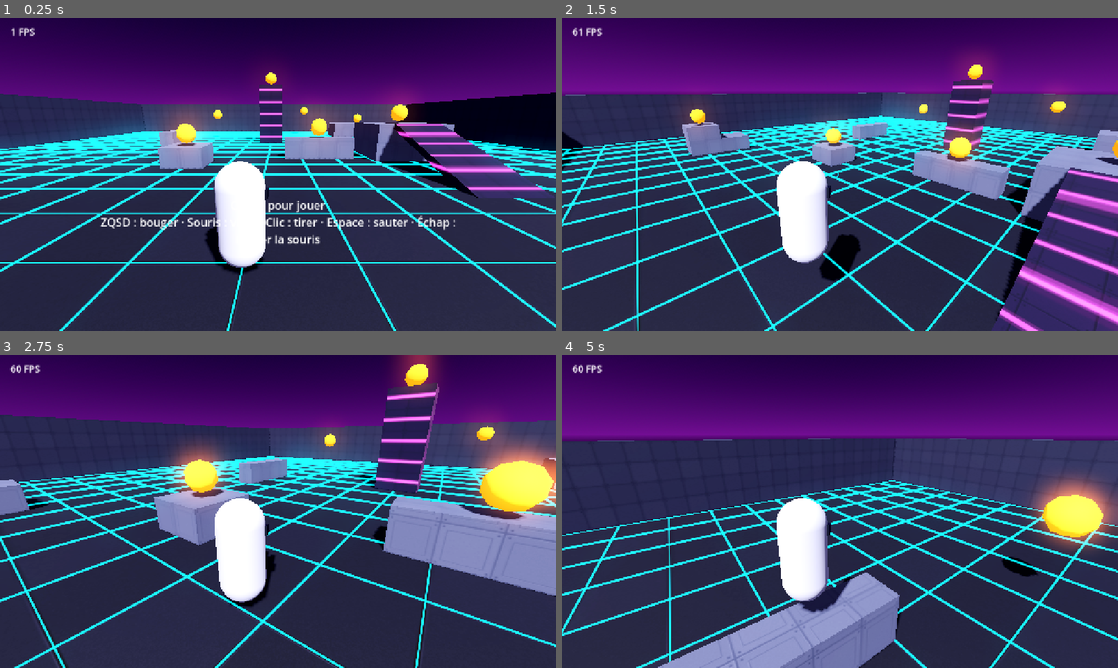
Above: before the commit, frames 1-4 (two rows, left to right).
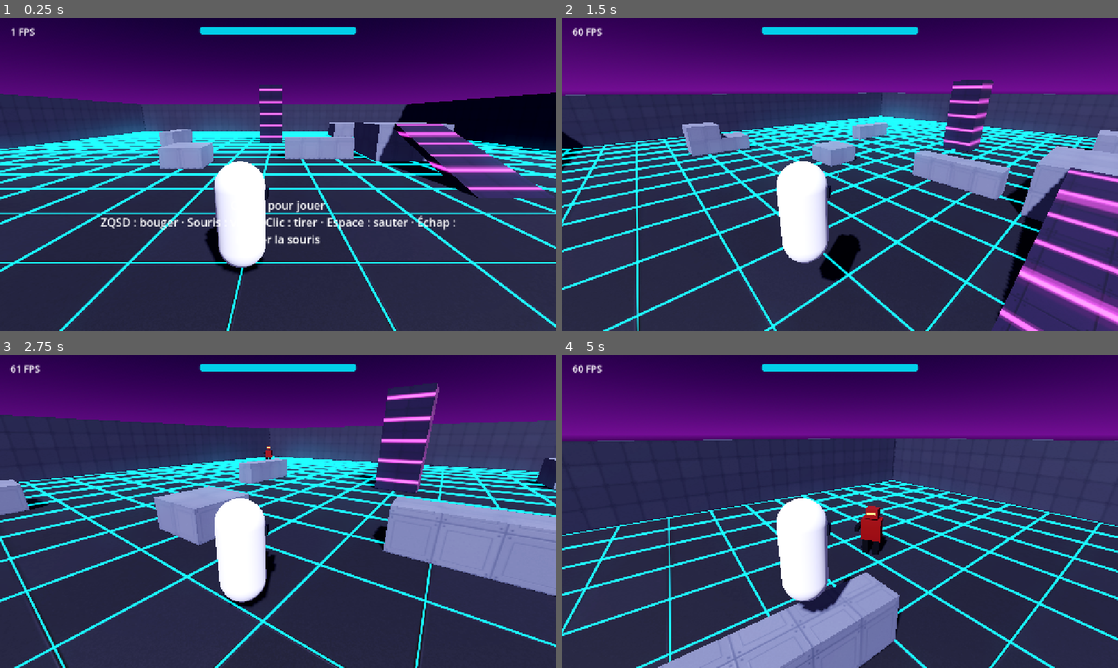
Above: after the commit, the same moments.

Repository: mariusortiz/overclock
Game: Godot game, scene res://scenes/main.tscn
The game is run twice, just before and just after one commit, with the same random seed, the same clock (stepped at 60 frames per second) and the same inputs.
Inputs (mouse positions are in pixels of both pictures, inside the frame that each line leads up to):
- Up to frame 1 (0.25 s): no input
- Up to frame 2 (1.5 s): tap Enter at 0.5 s; move the mouse to (962, 158) at 0.52 s; hold D (move_right) 0.53-1.28 s; click (962, 158) at 0.67 s; tap Space (jump) at 0.77 s; move the mouse to (812, 174) at 1.27 s; hold W (move_forward) from 1.28 s (still down); click (812, 174) at 1.42 s
- Up to frame 3 (2.75 s): keep holding W (move_forward); tap Space (jump) at 1.52 s; move the mouse to (289, 505) at 2.02 s; click (289, 505) at 2.17 s
- Up to frame 4 (5 s): keep holding W (move_forward); move the mouse to (834, 517) at 2.77 s; click (834, 517) at 2.92 s; tap Space (jump) at 3.02, 3.77, 4.52 s; move the mouse to (878, 514) at 3.52 s; click (878, 514) at 3.67 s; move the mouse to (795, 508) at 4.27 s; click (795, 508) at 4.42 s

The runs differ from the first frame. In frame 1, 2.9% of the frame differs, in the area x 29-75%, y 2-44%; in frame 2, 3.4%; in frame 3, 7.9%, in the area x 2-100%, y 0-54%; in frame 4, 4.7%.

Commit message:
Step 4: enemy robots, projectiles and player health
- Enemy robot (primitive shapes): chases the player along a navigation
  mesh baked at startup, stops and shoots slow bolts when in range with
  line of sight, dies after 5 hits
- Spawner keeps 3 robots alive, spawning away from the player
- Player health, health bar, damage flash, restart 2 s after death
- Aim assist now targets each enemy's aim point; practice targets removed
- CI smoke test runs 15 s of game time at a fixed frame rate

Co-Authored-By: Claude Fable 5.2 <noreply@anthropic.com>
Claude-Session: https://claude.ai/code/session_01TMrhLU8C9hMQ3DU14F1G1z

Diff:
--- a/project.godot
+++ b/project.godot
@@ -6,7 +6,7 @@
 [application]
 
 config/name="Overclock"
-config/version="0.3.0"
+config/version="0.4.0"
 run/main_scene="res://scenes/main.tscn"
 config/features=PackedStringArray("4.5", "Mobile")
 config/icon="res://icon.svg"
--- a/scenes/arena.tscn
+++ b/scenes/arena.tscn
@@ -1,11 +1,16 @@
-[gd_scene load_steps=11 format=3]
+[gd_scene load_steps=12 format=3]
 
 [ext_resource type="Shader" path="res://shaders/grid.gdshader" id="1_grid"]
 [ext_resource type="Texture2D" path="res://assets/textures/floor_tiles.png" id="2_floor"]
 [ext_resource type="Texture2D" path="res://assets/textures/panel_dark.png" id="3_dark"]
 [ext_resource type="Texture2D" path="res://assets/textures/panel_light.png" id="4_light"]
 [ext_resource type="Texture2D" path="res://assets/textures/stripes_emission.png" id="5_stripes"]
-[ext_resource type="PackedScene" path="res://scenes/target.tscn" id="6_target"]
+[ext_resource type="Script" path="res://scripts/arena.gd" id="6_arena"]
+
+[sub_resource type="NavigationMesh" id="navigation_mesh"]
+geometry_parsed_geometry_type = 1
+agent_height = 1.8
+agent_radius = 0.5
 
 [sub_resource type="ShaderMaterial" id="floor_material"]
 shader = ExtResource("1_grid")
@@ -37,7 +42,9 @@
 uv1_triplanar = true
 uv1_world_triplanar = true
 
-[node name="Arena" type="Node3D"]
+[node name="Arena" type="NavigationRegion3D"]
+navigation_mesh = SubResource("navigation_mesh")
+script = ExtResource("6_arena")
 
 [node name="Floor" type="CSGBox3D" parent="."]
 transform = Transform3D(1, 0, 0, 0, 1, 0, 0, 0, 1, 0, -0.5, 0)
@@ -123,28 +130,25 @@
 size = Vector3(6, 1.5, 3)
 material = SubResource("block_material")
 
-[node name="Targets" type="Node3D" parent="."]
+[node name="EnemySpawns" type="Node3D" parent="."]
 
-[node name="Target1" parent="Targets" instance=ExtResource("6_target")]
-transform = Transform3D(1, 0, 0, 0, 1, 0, 0, 0, 1, -4, 1.6, 4)
+[node name="Spawn1" type="Marker3D" parent="EnemySpawns" groups=["enemy_spawns"]]
+transform = Transform3D(1, 0, 0, 0, 1, 0, 0, 0, 1, -16, 0.1, -16)
 
-[node name="Target2" parent="Targets" instance=ExtResource("6_target")]
-transform = Transform3D(1, 0, 0, 0, 1, 0, 0, 0, 1, 3, 1.8, 2)
+[node name="Spawn2" type="Marker3D" parent="EnemySpawns" groups=["enemy_spawns"]]
+transform = Transform3D(1, 0, 0, 0, 1, 0, 0, 0, 1, 0, 0.1, -17)
 
-[node name="Target3" parent="Targets" instance=ExtResource("6_target")]
-transform = Transform3D(1, 0, 0, 0, 1, 0, 0, 0, 1, 0, 5.6, -6)
+[node name="Spawn3" type="Marker3D" parent="EnemySpawns" groups=["enemy_spawns"]]
+transform = Transform3D(1, 0, 0, 0, 1, 0, 0, 0, 1, 16, 0.1, -16)
 
-[node name="Target4" parent="Targets" instance=ExtResource("6_target")]
-transform = Transform3D(1, 0, 0, 0, 1, 0, 0, 0, 1, 10, 2.1, -12)
+[node name="Spawn4" type="Marker3D" parent="EnemySpawns" groups=["enemy_spawns"]]
+transform = Transform3D(1, 0, 0, 0, 1, 0, 0, 0, 1, -17, 0.1, 0)
 
-[node name="Target5" parent="Targets" instance=ExtResource("6_target")]
-transform = Transform3D(1, 0, 0, 0, 1, 0, 0, 0, 1, -12, 2.6, 10)
+[node name="Spawn5" type="Marker3D" parent="EnemySpawns" groups=["enemy_spawns"]]
+transform = Transform3D(1, 0, 0, 0, 1, 0, 0, 0, 1, 17, 0.1, 8)
 
-[node name="Target6" parent="Targets" instance=ExtResource("6_target")]
-transform = Transform3D(1, 0, 0, 0, 1, 0, 0, 0, 1, 8, 2.6, 1.2)
+[node name="Spawn6" type="Marker3D" parent="EnemySpawns" groups=["enemy_spawns"]]
+transform = Transform3D(1, 0, 0, 0, 1, 0, 0, 0, 1, -16, 0.1, 16)
 
-[node name="Target7" parent="Targets" instance=ExtResource("6_target")]
-transform = Transform3D(1, 0, 0, 0, 1, 0, 0, 0, 1, -6, 2.5, -10)
-
-[node name="Target8" parent="Targets" instance=ExtResource("6_target")]
-transform = Transform3D(1, 0, 0, 0, 1, 0, 0, 0, 1, 4, 3, -15)
+[node name="Spawn7" type="Marker3D" parent="EnemySpawns" groups=["enemy_spawns"]]
+transform = Transform3D(1, 0, 0, 0, 1, 0, 0, 0, 1, 16, 0.1, 16)
--- /dev/null
+++ b/scenes/enemy.tscn
@@ -0,0 +1,96 @@
+[gd_scene load_steps=13 format=3]
+
+[ext_resource type="Script" path="res://scripts/enemy.gd" id="1_enemy"]
+[ext_resource type="PackedScene" path="res://scenes/projectile.tscn" id="2_projectile"]
+[ext_resource type="AudioStream" path="res://assets/audio/shot.wav" id="3_shot"]
+
+[sub_resource type="CapsuleShape3D" id="shape"]
+radius = 0.45
+height = 1.8
+
+[sub_resource type="StandardMaterial3D" id="armor_material"]
+albedo_color = Color(0.55, 0.1, 0.12, 1)
+metallic = 0.5
+roughness = 0.45
+
+[sub_resource type="StandardMaterial3D" id="dark_material"]
+albedo_color = Color(0.12, 0.12, 0.16, 1)
+metallic = 0.6
+roughness = 0.4
+
+[sub_resource type="StandardMaterial3D" id="eye_material"]
+albedo_color = Color(1, 0.3, 0.1, 1)
+emission_enabled = true
+emission = Color(1, 0.3, 0.1, 1)
+emission_energy_multiplier = 3.0
+
+[sub_resource type="BoxMesh" id="torso_mesh"]
+material = SubResource("armor_material")
+size = Vector3(0.7, 0.8, 0.45)
+
+[sub_resource type="BoxMesh" id="head_mesh"]
+material = SubResource("armor_material")
+size = Vector3(0.45, 0.35, 0.4)
+
+[sub_resource type="BoxMesh" id="eye_mesh"]
+material = SubResource("eye_material")
+size = Vector3(0.32, 0.08, 0.05)
+
+[sub_resource type="BoxMesh" id="leg_mesh"]
+material = SubResource("dark_material")
+size = Vector3(0.22, 0.6, 0.25)
+
+[sub_resource type="BoxMesh" id="gun_mesh"]
+material = SubResource("dark_material")
+size = Vector3(0.14, 0.14, 0.65)
+
+[node name="Enemy" type="CharacterBody3D"]
+collision_layer = 4
+collision_mask = 5
+script = ExtResource("1_enemy")
+projectile_scene = ExtResource("2_projectile")
+
+[node name="CollisionShape3D" type="CollisionShape3D" parent="."]
+transform = Transform3D(1, 0, 0, 0, 1, 0, 0, 0, 1, 0, 0.9, 0)
+shape = SubResource("shape")
+
+[node name="NavigationAgent3D" type="NavigationAgent3D" parent="."]
+path_desired_distance = 0.6
+target_desired_distance = 1.0
+radius = 0.5
+
+[node name="Visual" type="Node3D" parent="."]
+
+[node name="Torso" type="MeshInstance3D" parent="Visual"]
+transform = Transform3D(1, 0, 0, 0, 1, 0, 0, 0, 1, 0, 1.0, 0)
+mesh = SubResource("torso_mesh")
+
+[node name="Head" type="MeshInstance3D" parent="Visual"]
+transform = Transform3D(1, 0, 0, 0, 1, 0, 0, 0, 1, 0, 1.62, 0)
+mesh = SubResource("head_mesh")
+
+[node name="Eye" type="MeshInstance3D" parent="Visual"]
+transform = Transform3D(1, 0, 0, 0, 1, 0, 0, 0, 1, 0, 1.64, -0.2)
+mesh = SubResource("eye_mesh")
+
+[node name="LegLeft" type="MeshInstance3D" parent="Visual"]
+transform = Transform3D(1, 0, 0, 0, 1, 0, 0, 0, 1, -0.2, 0.3, 0)
+mesh = SubResource("leg_mesh")
+
+[node name="LegRight" type="MeshInstance3D" parent="Visual"]
+transform = Transform3D(1, 0, 0, 0, 1, 0, 0, 0, 1, 0.2, 0.3, 0)
+mesh = SubResource("leg_mesh")
+
+[node name="Gun" type="MeshInstance3D" parent="Visual"]
+transform = Transform3D(1, 0, 0, 0, 1, 0, 0, 0, 1, 0.45, 1.1, -0.2)
+mesh = SubResource("gun_mesh")
+
+[node name="Muzzle" type="Marker3D" parent="Visual"]
+transform = Transform3D(1, 0, 0, 0, 1, 0, 0, 0, 1, 0.45, 1.1, -0.6)
+
+[node name="ShotSound" type="AudioStreamPlayer3D" parent="."]
+transform = Transform3D(1, 0, 0, 0, 1, 0, 0, 0, 1, 0, 1.1, 0)
+stream = ExtResource("3_shot")
+volume_db = -6.0
+pitch_scale = 0.6
+max_distance = 40.0
--- a/scenes/hud.tscn
+++ b/scenes/hud.tscn
@@ -28,8 +28,31 @@
 fill_from = Vector2(0.5, 0.5)
 fill_to = Vector2(1, 0.5)
 
+[sub_resource type="StyleBoxFlat" id="health_background"]
+bg_color = Color(0, 0, 0, 0.5)
+corner_radius_top_left = 6
+corner_radius_top_right = 6
+corner_radius_bottom_right = 6
+corner_radius_bottom_left = 6
+
+[sub_resource type="StyleBoxFlat" id="health_fill"]
+bg_color = Color(0, 0.9, 1, 0.9)
+corner_radius_top_left = 6
+corner_radius_top_right = 6
+corner_radius_bottom_right = 6
+corner_radius_bottom_left = 6
+
 [node name="HUD" type="CanvasLayer"]
 script = ExtResource("1_hud")
+
+[node name="DamageFlash" type="ColorRect" parent="."]
+anchors_preset = 15
+anchor_right = 1.0
+anchor_bottom = 1.0
+grow_horizontal = 2
+grow_vertical = 2
+mouse_filter = 2
+color = Color(1, 0.1, 0.1, 0)
 
 [node name="Reticle" type="Control" parent="."]
 layout_mode = 3
@@ -91,3 +114,31 @@
 horizontal_alignment = 1
 vertical_alignment = 1
 autowrap_mode = 3
+
+[node name="HealthBar" type="ProgressBar" parent="."]
+anchors_preset = 5
+anchor_left = 0.5
+anchor_right = 0.5
+offset_left = -180.0
+offset_top = 20.0
+offset_right = 180.0
+offset_bottom = 38.0
+grow_horizontal = 2
+mouse_filter = 2
+theme_override_styles/background = SubResource("health_background")
+theme_override_styles/fill = SubResource("health_fill")
+value = 100.0
+show_percentage = false
+
+[node name="DeathLabel" type="Label" parent="."]
+visible = false
+anchors_preset = 15
+anchor_right = 1.0
+anchor_bottom = 1.0
+grow_horizontal = 2
+grow_vertical = 2
+theme_override_colors/font_color = Color(1, 0.3, 0.2, 1)
+theme_override_font_sizes/font_size = 72
+text = "HORS SERVICE"
+horizontal_alignment = 1
+vertical_alignment = 1
--- a/scenes/main.tscn
+++ b/scenes/main.tscn
@@ -4,6 +4,8 @@
 [ext_resource type="PackedScene" path="res://scenes/arena.tscn" id="2_arena"]
 [ext_resource type="PackedScene" path="res://scenes/player.tscn" id="3_player"]
 [ext_resource type="PackedScene" path="res://scenes/hud.tscn" id="4_hud"]
+[ext_resource type="Script" path="res://scripts/enemy_spawner.gd" id="5_spawner"]
+[ext_resource type="PackedScene" path="res://scenes/enemy.tscn" id="6_enemy"]
 
 [sub_resource type="ProceduralSkyMaterial" id="sky_material"]
 sky_top_color = Color(0.03, 0.02, 0.12, 1)
@@ -40,3 +42,7 @@
 transform = Transform3D(1, 0, 0, 0, 1, 0, 0, 0, 1, 0, 0.1, 12)
 
 [node name="HUD" parent="." instance=ExtResource("4_hud")]
+
+[node name="EnemySpawner" type="Node" parent="."]
+script = ExtResource("5_spawner")
+enemy_scene = ExtResource("6_enemy")
--- a/scenes/player.tscn
+++ b/scenes/player.tscn
@@ -50,6 +50,7 @@
 
 [node name="Player" type="CharacterBody3D"]
 collision_layer = 2
+collision_mask = 5
 script = ExtResource("1_player")
 
 [node name="CollisionShape3D" type="CollisionShape3D" parent="."]
--- a/scenes/target.tscn
+++ b/scenes/projectile.tscn
@@ -1,27 +1,25 @@
 [gd_scene load_steps=5 format=3]
 
-[ext_resource type="Script" path="res://scripts/target.gd" id="1_target"]
+[ext_resource type="Script" path="res://scripts/projectile.gd" id="1_projectile"]
 
 [sub_resource type="SphereShape3D" id="shape"]
-radius = 0.55
+radius = 0.15
 
 [sub_resource type="StandardMaterial3D" id="material"]
-albedo_color = Color(1, 0.45, 0.1, 1)
-emission_enabled = true
-emission = Color(1, 0.35, 0.05, 1)
-emission_energy_multiplier = 1.5
+shading_mode = 0
+albedo_color = Color(1, 0.35, 0.15, 1)
 
 [sub_resource type="SphereMesh" id="mesh"]
 material = SubResource("material")
-radius = 0.5
-height = 1.0
+radius = 0.15
+height = 0.3
 radial_segments = 8
 rings = 4
 
-[node name="Target" type="StaticBody3D"]
-collision_layer = 4
-collision_mask = 0
-script = ExtResource("1_target")
+[node name="Projectile" type="Area3D"]
+collision_layer = 0
+collision_mask = 3
+script = ExtResource("1_projectile")
 
 [node name="CollisionShape3D" type="CollisionShape3D" parent="."]
 shape = SubResource("shape")
--- /dev/null
+++ b/scripts/arena.gd
@@ -0,0 +1,11 @@
+extends NavigationRegion3D
+## Arena root. The navigation mesh is baked at startup from the collision
+## shapes, because the arena is generated by tools/make_arena.py and never
+## baked in the editor.
+
+
+func _ready() -> void:
+	# CSG shapes build their collision during the first frames.
+	await get_tree().physics_frame
+	await get_tree().physics_frame
+	bake_navigation_mesh(false)
--- /dev/null
+++ b/scripts/enemy.gd
@@ -0,0 +1,126 @@
+class_name Enemy
+extends CharacterBody3D
+## Robot: chases the player along the navigation mesh, then stops and shoots
+## when in range with a clear line of sight.
+
+signal died
+
+const REPATH_INTERVAL := 0.3
+const EYE_HEIGHT := 1.2
+const WORLD_MASK := 1
+
+@export var max_health := 5
+@export var move_speed := 3.5
+@export var acceleration := 20.0
+@export var turn_speed := 8.0
+@export var attack_range := 12.0
+@export var fire_interval := 1.6
+@export var projectile_scene: PackedScene
+
+var _health := 0
+var _dead := false
+var _fire_cooldown := 0.0
+var _repath_left := 0.0
+var _player: Player
+var _tween: Tween
+var _gravity: float = ProjectSettings.get_setting("physics/3d/default_gravity")
+
+@onready var _agent: NavigationAgent3D = $NavigationAgent3D
+@onready var _visual: Node3D = $Visual
+@onready var _muzzle: Marker3D = $Visual/Muzzle
+@onready var _shot_sound: AudioStreamPlayer3D = $ShotSound
+
+
+func _ready() -> void:
+	add_to_group("targets")
+	_health = max_health
+	_fire_cooldown = fire_interval
+	_player = get_tree().get_first_node_in_group("player") as Player
+
+
+## Point the player's shots (and aim assist) should go for.
+func get_aim_position() -> Vector3:
+	return global_position + Vector3.UP * 1.0
+
+
+func take_damage(amount: int) -> void:
+	if _dead:
+		return
+	_health -= amount
+	if _health <= 0:
+		_die()
+	else:
+		_visual.scale = Vector3.ONE * 1.2
+		_scale_visual_to(Vector3.ONE, 0.12)
+
+
+func _physics_process(delta: float) -> void:
+	if not is_on_floor():
+		velocity.y -= _gravity * delta
+
+	var wanted := Vector3.ZERO
+	if not _dead and _player and _player.health > 0:
+		var to_player := _player.global_position - global_position
+		_face(to_player, delta)
+		if to_player.length() <= attack_range and _has_line_of_sight():
+			_fire_cooldown -= delta
+			if _fire_cooldown <= 0.0:
+				_shoot()
+		else:
+			wanted = _chase_direction(delta) * move_speed
+
+	velocity.x = move_toward(velocity.x, wanted.x, acceleration * delta)
+	velocity.z = move_toward(velocity.z, wanted.z, acceleration * delta)
+	move_and_slide()
+
+
+func _face(to_player: Vector3, delta: float) -> void:
+	var target_yaw := atan2(-to_player.x, -to_player.z)
+	rotation.y = lerp_angle(rotation.y, target_yaw, minf(turn_speed * delta, 1.0))
+
+
+func _has_line_of_sight() -> bool:
+	var from := global_position + Vector3.UP * EYE_HEIGHT
+	var query := PhysicsRayQueryParameters3D.create(from, _player.get_aim_position(), WORLD_MASK)
+	return get_world_3d().direct_space_state.intersect_ray(query).is_empty()
+
+
+func _chase_direction(delta: float) -> Vector3:
+	# The navigation map is empty until the arena has baked and synced.
+	if NavigationServer3D.map_get_iteration_id(_agent.get_navigation_map()) == 0:
+		return Vector3.ZERO
+	_repath_left -= delta
+	if _repath_left <= 0.0:
+		_repath_left = REPATH_INTERVAL
+		_agent.target_position = _player.global_position
+	if _agent.is_navigation_finished():
+		return Vector3.ZERO
+	var direction := _agent.get_next_path_position() - global_position
+	direction.y = 0.0
+	return direction.normalized()
+
+
+func _shoot() -> void:
+	_fire_cooldown = fire_interval
+	var projectile: Projectile = projectile_scene.instantiate()
+	var from := _muzzle.global_position
+	projectile.position = from
+	projectile.direction = from.direction_to(_player.get_aim_position())
+	get_tree().current_scene.add_child(projectile)
+	_shot_sound.play()
+
+
+func _die() -> void:
+	_dead = true
+	remove_from_group("targets")
+	collision_layer = 0
+	died.emit()
+	_scale_visual_to(Vector3.ZERO, 0.2)
+	_tween.tween_callback(queue_free)
+
+
+func _scale_visual_to(target_scale: Vector3, duration: float) -> void:
+	if _tween:
+		_tween.kill()
+	_tween = create_tween()
+	_tween.tween_property(_visual, "scale", target_scale, duration)
--- /dev/null
+++ b/scripts/enemy_spawner.gd
@@ -0,0 +1,33 @@
+class_name EnemySpawner
+extends Node
+## Keeps a fixed number of robots alive. Spawn points are the nodes of the
+## "enemy_spawns" group; robots appear away from the player.
+
+@export var enemy_scene: PackedScene
+@export var max_alive := 3
+@export var first_spawn_delay := 1.0
+@export var respawn_delay := 3.0
+@export var min_player_distance := 12.0
+
+
+func _ready() -> void:
+	for i in max_alive:
+		_spawn_later(first_spawn_delay + i * 0.5)
+
+
+func _spawn_later(delay: float) -> void:
+	await get_tree().create_timer(delay).timeout
+	_spawn()
+
+
+func _spawn() -> void:
+	var points := get_tree().get_nodes_in_group("enemy_spawns")
+	var player: Node3D = get_tree().get_first_node_in_group("player")
+	var far_points := points.filter(func(point: Node3D) -> bool:
+		return point.global_position.distance_to(player.global_position) >= min_player_distance)
+	var point: Node3D = (far_points if not far_points.is_empty() else points).pick_random()
+
+	var enemy: Enemy = enemy_scene.instantiate()
+	enemy.position = point.global_position
+	enemy.died.connect(_spawn_later.bind(respawn_delay))
+	get_parent().add_child(enemy)
--- a/scripts/hud.gd
+++ b/scripts/hud.gd
@@ -1,13 +1,17 @@
 class_name Hud
 extends CanvasLayer
-## On-screen UI: reticle, FPS counter, desktop hint, touch controls.
+## On-screen UI: reticle, health bar, damage flash, FPS counter, desktop hint, touch controls.
 
 var _is_touch := DisplayServer.is_touchscreen_available()
+var _flash_tween: Tween
 
 @onready var touch_controls: TouchControls = $TouchControls
 @onready var reticle: Reticle = $Reticle
 @onready var _fps_label: Label = $FpsLabel
 @onready var _desktop_hint: Label = $DesktopHint
+@onready var _health_bar: ProgressBar = $HealthBar
+@onready var _damage_flash: ColorRect = $DamageFlash
+@onready var _death_label: Label = $DeathLabel
 
 
 func _ready() -> void:
@@ -17,3 +21,20 @@
 func _process(_delta: float) -> void:
 	_fps_label.text = "%d FPS" % Engine.get_frames_per_second()
 	_desktop_hint.visible = not _is_touch and Input.mouse_mode != Input.MOUSE_MODE_CAPTURED
+
+
+func set_health(current: int, maximum: int) -> void:
+	_health_bar.max_value = maximum
+	_health_bar.value = current
+
+
+func flash_damage() -> void:
+	if _flash_tween:
+		_flash_tween.kill()
+	_damage_flash.color.a = 0.35
+	_flash_tween = create_tween()
+	_flash_tween.tween_property(_damage_flash, "color:a", 0.0, 0.3)
+
+
+func show_death() -> void:
+	_death_label.visible = true
--- a/scripts/main.gd
+++ b/scripts/main.gd
@@ -1,5 +1,7 @@
 extends Node3D
 ## Game root: wires input sources to the player and the HUD.
+
+const RESTART_DELAY := 2.0
 
 @onready var player: Player = $Player
 @onready var hud: Hud = $HUD
@@ -8,6 +10,9 @@
 func _ready() -> void:
 	hud.touch_controls.look.connect(_on_touch_look)
 	player.weapon.hit_confirmed.connect(hud.reticle.show_hit)
+	player.health_changed.connect(_on_player_health_changed)
+	player.died.connect(_on_player_died)
+	hud.set_health(player.health, player.max_health)
 
 
 func _unhandled_input(event: InputEvent) -> void:
@@ -26,5 +31,18 @@
 		Input.action_release("fire")
 
 
+func _on_player_health_changed(current: int, maximum: int) -> void:
+	hud.set_health(current, maximum)
+	hud.flash_damage()
+
+
+func _on_player_died() -> void:
+	player.process_mode = Node.PROCESS_MODE_DISABLED
+	Input.action_release("fire")
+	hud.show_death()
+	await get_tree().create_timer(RESTART_DELAY).timeout
+	get_tree().reload_current_scene()
+
+
 func _on_touch_look(relative: Vector2) -> void:
 	player.look(relative, player.touch_sensitivity)
--- a/scripts/player.gd
+++ b/scripts/player.gd
@@ -3,6 +3,10 @@
 ## Third-person shooter character: always faces the camera direction.
 ## Yaw rotates the whole body, pitch only tilts the camera arm.
 
+signal health_changed(current: int, maximum: int)
+signal died
+
+@export var max_health := 100
 @export var move_speed := 6.0
 @export var acceleration := 40.0
 @export var jump_velocity := 5.5
@@ -11,6 +15,8 @@
 @export var min_pitch_deg := -60.0
 @export var max_pitch_deg := 35.0
 
+var health := 0
+
 var _gravity: float = ProjectSettings.get_setting("physics/3d/default_gravity")
 
 @onready var weapon: Weapon = $Weapon
@@ -18,9 +24,25 @@
 
 
 func _ready() -> void:
+	add_to_group("player")
+	health = max_health
 	_spring_arm.add_excluded_object(get_rid())
 	_spring_arm.rotation.x = deg_to_rad(-15.0)
 	weapon.rotation.x = _spring_arm.rotation.x
+
+
+## Point enemies aim at.
+func get_aim_position() -> Vector3:
+	return global_position + Vector3.UP * 1.0
+
+
+func take_damage(amount: int) -> void:
+	if health <= 0:
+		return
+	health = maxi(health - amount, 0)
+	health_changed.emit(health, max_health)
+	if health == 0:
+		died.emit()
 
 
 ## Rotates the view. `relative` is a screen-space drag in pixels.
--- /dev/null
+++ b/scripts/projectile.gd
@@ -0,0 +1,24 @@
+class_name Projectile
+extends Area3D
+## Slow, visible enemy bolt: flies straight, damages what it hits, then disappears.
+
+@export var speed := 14.0
+@export var damage := 8
+@export var lifetime := 3.0
+
+var direction := Vector3.FORWARD
+
+
+func _ready() -> void:
+	body_entered.connect(_on_body_entered)
+	get_tree().create_timer(lifetime).timeout.connect(queue_free)
+
+
+func _physics_process(delta: float) -> void:
+	global_position += direction * speed * delta
+
+
+func _on_body_entered(body: Node3D) -> void:
+	if body.has_method("take_damage"):
+		body.take_damage(damage)
+	queue_free()
--- a/scripts/target.gd
+++ /dev/null
@@ -1,44 +0,0 @@
-class_name Target
-extends StaticBody3D
-## Practice target: takes a few hits, disappears, then comes back.
-
-@export var max_health := 3
-@export var respawn_delay := 2.0
-
-var _health := 0
-var _tween: Tween
-
-@onready var _mesh: MeshInstance3D = $Mesh
-@onready var _shape: CollisionShape3D = $CollisionShape3D
-
-
-func _ready() -> void:
-	add_to_group("targets")
-	_health = max_health
-
-
-func take_damage(amount: int) -> void:
-	if _health <= 0:
-		return
-	_health -= amount
-	if _health <= 0:
-		_die()
-	else:
-		_mesh.scale = Vector3.ONE * 1.3
-		_scale_mesh_to(Vector3.ONE, 0.12)
-
-
-func _die() -> void:
-	_shape.set_deferred("disabled", true)
-	_scale_mesh_to(Vector3.ZERO, 0.15)
-	await get_tree().create_timer(respawn_delay).timeout
-	_health = max_health
-	_shape.disabled = false
-	_scale_mesh_to(Vector3.ONE, 0.25)
-
-
-func _scale_mesh_to(target_scale: Vector3, duration: float) -> void:
-	if _tween:
-		_tween.kill()
-	_tween = create_tween()
-	_tween.tween_property(_mesh, "scale", target_scale, duration)
--- a/scripts/touch_controls.gd
+++ b/scripts/touch_controls.gd
@@ -27,6 +27,12 @@
 func _ready() -> void:
 	resized.connect(_on_resized)
 	_on_resized()
+
+
+func _exit_tree() -> void:
+	# A finger may still be down when the scene reloads.
+	_set_joystick(Vector2.ZERO)
+	Input.action_release("fire")
 
 
 func _input(event: InputEvent) -> void:
--- a/scripts/weapon.gd
+++ b/scripts/weapon.gd
@@ -87,7 +87,7 @@
 	var best := {}
 	var best_angle := deg_to_rad(aim_assist_deg)
 	for target: Node3D in get_tree().get_nodes_in_group("targets"):
-		var to_target := target.global_position - origin
+		var to_target: Vector3 = target.get_aim_position() - origin
 		var angle := direction.angle_to(to_target)
 		if angle >= best_angle:
 			continue
Not shown, changed: export_presets.cfg
Not shown: 1 places in scenes/hud.tscn that only renumber resources
